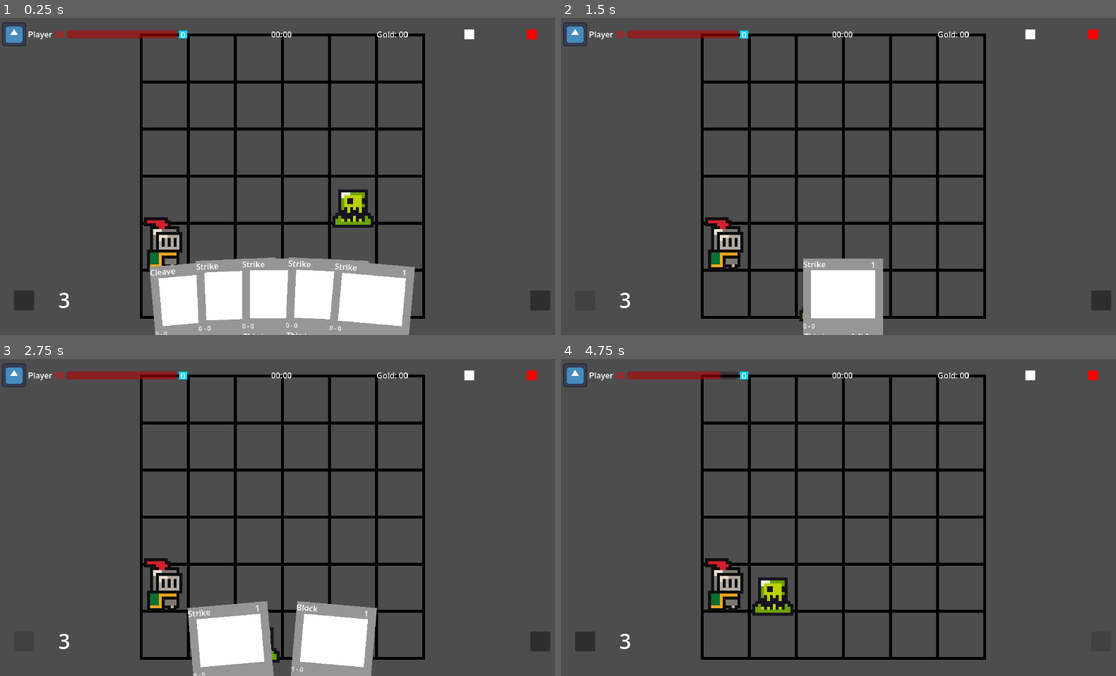
Above: before the commit, frames 1-4 (two rows, left to right).
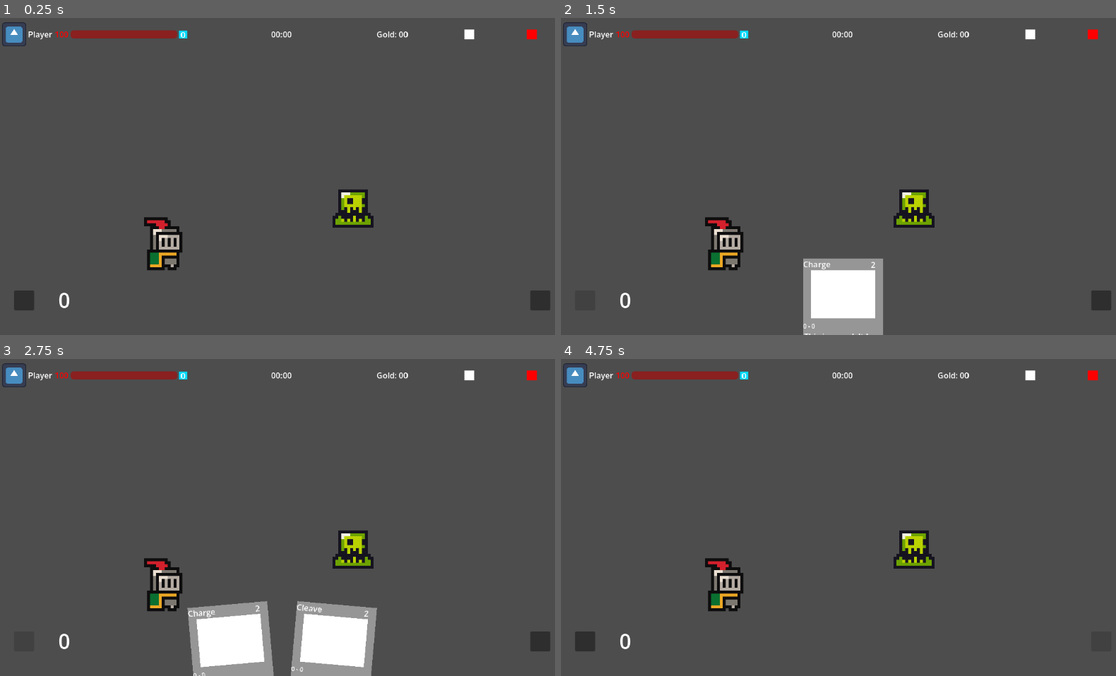
Above: after the commit, the same moments.

Repository: Arilec/Card_Game_Project
Game: Godot game, scene res://Scenes/Combat.tscn
Two runs of this game, one before a commit and one after it. Both use one fixed random seed, a clock stepped at 60 frames per second and the inputs below. The engine's default icon, where the game draws it, is replaced by a stand-in: a white triangle on a blue panel in a dark square.
Inputs (mouse positions are in pixels of both pictures, inside the frame that each line leads up to):
- Up to frame 1 (0.25 s): no input
- Up to frame 2 (1.5 s): click (1099, 300) at 0.5 s; click (583, 300) at 1.25 s
- Up to frame 3 (2.75 s): click (22, 641) at 2 s
- Up to frame 4 (4.75 s): click (1099, 641) at 2.75 s; click (583, 641) at 3.5 s; click (1099, 641) at 4.25 s

The runs differ from the first frame. In frame 1, 16% of the frame differs, in the area x 9-77%, y 3-100%; in frame 2, 7.3%; in frame 3, 7.0%; in frame 4, 8.4%.
Error after the commit: Parse Error: Invalid argument for "execute()" function: argument 3 should be "Vector2i" but is "TargetCast". (res://Scripts/combat.gd:298)

Commit message:
card_effect built, cards beginning to work
block, strike, and charge all work to some degree. though charge seems to ignore barriers at the moment. Player start turn is also now helmed by combat. targeting works a treat, excluding previous point.

Diff:
--- a/card-game-project/Resources/Block.tres
+++ b/card-game-project/Resources/Block.tres
@@ -1,8 +1,8 @@
 [gd_resource type="Resource" script_class="Card" format=3 uid="uid://bwjiqjonv2mum"]
 
-[ext_resource type="Script" uid="uid://dj4chjmkdm2ih" path="res://Scripts/card_effect.gd" id="1_havjd"]
+[ext_resource type="Script" uid="uid://dj4chjmkdm2ih" path="res://Scripts/Effects/card_effect.gd" id="1_havjd"]
 [ext_resource type="Script" uid="uid://cwxowhlyo4icx" path="res://Scripts/card.gd" id="1_lxa84"]
-[ext_resource type="Script" uid="uid://cgrtuii8s22ae" path="res://Scripts/block_effect.gd" id="2_x63dj"]
+[ext_resource type="Script" uid="uid://cgrtuii8s22ae" path="res://Scripts/Effects/block_effect.gd" id="2_x63dj"]
 
 [sub_resource type="Resource" id="Resource_jic6y"]
 script = ExtResource("2_x63dj")
@@ -15,5 +15,7 @@
 ap_cost = 1
 type = 1
 effects = Array[ExtResource("1_havjd")]([SubResource("Resource_jic6y")])
+damage = null
+block = 5
 range = 0
 metadata/_custom_type_script = "uid://cwxowhlyo4icx"
--- /dev/null
+++ b/card-game-project/Resources/Charge.tres
@@ -0,0 +1,26 @@
+[gd_resource type="Resource" script_class="Card" format=3 uid="uid://bcv8jit81wq7d"]
+
+[ext_resource type="Script" uid="uid://dj4chjmkdm2ih" path="res://Scripts/Effects/card_effect.gd" id="1_6hwbd"]
+[ext_resource type="Script" uid="uid://cnfn3wgiv528v" path="res://Scripts/Effects/charge_effect.gd" id="2_x1b34"]
+[ext_resource type="Script" uid="uid://bigwjlje0lggs" path="res://Scripts/Effects/damage_effect.gd" id="3_w17w5"]
+[ext_resource type="Script" uid="uid://cwxowhlyo4icx" path="res://Scripts/card.gd" id="3_x1b34"]
+
+[sub_resource type="Resource" id="Resource_ppcvo"]
+script = ExtResource("2_x1b34")
+this_amount = 3
+metadata/_custom_type_script = "uid://cnfn3wgiv528v"
+
+[sub_resource type="Resource" id="Resource_kgj5c"]
+script = ExtResource("3_w17w5")
+this_amount = 6
+metadata/_custom_type_script = "uid://bigwjlje0lggs"
+
+[resource]
+script = ExtResource("3_x1b34")
+card_name = "Charge"
+ap_cost = 2
+effects = Array[ExtResource("1_6hwbd")]([SubResource("Resource_ppcvo"), SubResource("Resource_kgj5c")])
+damage = 6
+block = null
+target_type = 1
+metadata/_custom_type_script = "uid://cwxowhlyo4icx"
--- a/card-game-project/Resources/Strike.tres
+++ b/card-game-project/Resources/Strike.tres
@@ -1,8 +1,8 @@
 [gd_resource type="Resource" script_class="Card" format=3 uid="uid://djxek4aaa2rba"]
 
 [ext_resource type="Script" uid="uid://cwxowhlyo4icx" path="res://Scripts/card.gd" id="1_g131c"]
-[ext_resource type="Script" uid="uid://dj4chjmkdm2ih" path="res://Scripts/card_effect.gd" id="1_l36xq"]
-[ext_resource type="Script" uid="uid://bigwjlje0lggs" path="res://Scripts/damage_effect.gd" id="2_t1lgp"]
+[ext_resource type="Script" uid="uid://dj4chjmkdm2ih" path="res://Scripts/Effects/card_effect.gd" id="1_l36xq"]
+[ext_resource type="Script" uid="uid://bigwjlje0lggs" path="res://Scripts/Effects/damage_effect.gd" id="2_t1lgp"]
 
 [sub_resource type="Resource" id="Resource_38xsd"]
 script = ExtResource("2_t1lgp")
--- a/card-game-project/Scenes/Combat.tscn
+++ b/card-game-project/Scenes/Combat.tscn
@@ -21,7 +21,7 @@
 width = 4.0
 default_color = Color(0, 1, 1, 1)
 
-[node name="PlayerUI" parent="." unique_id=2048849376 node_paths=PackedStringArray("player") instance=ExtResource("2_jr68y")]
+[node name="PlayerUI" parent="." unique_id=2048849376 node_paths=PackedStringArray("player", "combat") instance=ExtResource("2_jr68y")]
 z_index = 100
 offset_left = -100.00001
 offset_top = -14.0
@@ -29,6 +29,7 @@
 offset_bottom = 634.0
 scale = Vector2(0.34, 0.34)
 player = NodePath("../Player")
+combat = NodePath("..")
 
 [node name="PlayerMovement" type="Node" parent="." unique_id=1805560522]
 script = ExtResource("4_rq8dt")
--- /dev/null
+++ b/card-game-project/Scripts/Effects/block_effect.gd
@@ -0,0 +1,9 @@
+extends CardEffect
+class_name BlockEffect
+
+##blocking effect
+##this_amount is the amount of block given
+
+# -- execute
+func execute(combat: Combat, source: Player, cast: TargetCast, card: Card) -> void:
+	await combat.handle_block(source, cast.target, card.block)
--- /dev/null
+++ b/card-game-project/Scripts/Effects/card_effect.gd
@@ -0,0 +1,22 @@
+extends Resource
+class_name CardEffect
+
+##parent class for all possible card effects
+##Children are specific card effects
+##this_amount is the amount of an effect the card does
+
+# -- this amount instantiation
+@export var this_amount: int
+
+# -- execute
+func execute(combat: Combat, source: Player, cast: TargetCast, card: Card) -> void:
+	pass
+
+func target(combat: Combat, card_data: Card, source_position: Vector2i):
+	return await combat.build_target_cast(card_data, self, source_position)
+
+func target_range(card: Card):
+	return card.range
+
+func next_origin(cast: TargetCast, origin: Vector2i) -> Vector2i:
+	return origin
--- /dev/null
+++ b/card-game-project/Scripts/Effects/charge_effect.gd
@@ -0,0 +1,15 @@
+extends CardEffect
+class_name ChargeEffect
+
+##blocking effect
+##this_amount is the amount of block given
+
+# -- execute
+func execute(combat: Combat, source: Player, cast: TargetCast, card: Card) -> void:
+	await source.charge_path(source.current_cell, cast.cell)
+
+func target_range(card: Card):
+	return this_amount
+
+func next_origin(cast: TargetCast, origin: Vector2i) -> Vector2i:
+	return cast.cell
--- /dev/null
+++ b/card-game-project/Scripts/Effects/child_effect.gd
@@ -0,0 +1,9 @@
+extends CardEffect
+class_name ChildEffect
+
+##blocking effect
+##this_amount is the amount of block given
+
+# -- execute
+func execute(combat: Combat, source: Player, cast: TargetCast, card: Card) -> void:
+	pass
--- /dev/null
+++ b/card-game-project/Scripts/Effects/damage_effect.gd
@@ -0,0 +1,10 @@
+extends CardEffect
+class_name DamageEffect
+
+##damaging effect
+##this_amount is damage amount
+
+
+# -- execute
+func execute(combat: Combat, source: Player, cast: TargetCast, card: Card) -> void:
+	combat.handle_damage(source, cast.target, card.damage)
--- a/card-game-project/Scripts/card.gd
+++ b/card-game-project/Scripts/card.gd
@@ -29,10 +29,12 @@
 
 @export var effects: Array[CardEffect]
 
+@export var damage: int = 0
+@export var block: int = 0
+
 @export var targets: DamageApplied
 
 @export var target_type: TargetType
-
 @export var range: int = 1
 
 
--- a/card-game-project/Scripts/card_view.gd
+++ b/card-game-project/Scripts/card_view.gd
@@ -1,4 +1,5 @@
 extends Control
+class_name CardView
 
 ## Visual portion of card
 ## data is taken from Card and put into a graphical card
--- a/card-game-project/Scripts/combat.gd
+++ b/card-game-project/Scripts/combat.gd
@@ -18,6 +18,7 @@
 # -- Player UI References
 @onready var player_ui: PlayerController = $PlayerUI
 var hand: Hand
+var point_of_play: int = 120
 
 # -- Enemy References
 @onready var goblin: Enemy = $Goblin
@@ -26,6 +27,9 @@
 #-- A* initiation
 var pathfinder: Pathfinder
 
+# -- signals
+signal targeting_input(event: InputEvent)
+signal player_turn_started
 
 # -- ready
 
@@ -38,11 +42,12 @@
 	print(player.is_connected("player_end_turn", do_enemy_turn))
 
 	hand = player_ui.hand
-	hand.connect("card_grabbed", _begin_targeting)
-	hand.connect("card_released", _end_targeting)
+	#hand.connect("card_grabbed", _begin_targeting)
+	hand.connect("card_released", _card_played)
 
 	goblin.enemy_dead.connect(_on_enemy_dead.bind(goblin))
 
+	start_player_turn()
 
 # -- grid instancing
 
@@ -59,9 +64,13 @@
 
 # -- input handling
 
-##general input handler, mainly for mouse
+##general input handler, mainly for mouse inputs
 func _input(event: InputEvent) -> void:
+	if !player.is_player_turn:
+		return
 	var cell = Grid.world_to_grid(get_global_mouse_position())
+
+	#player movement functionality
 	if event is InputEventMouseButton && event.is_pressed():
 		match event.button_index:
 			MOUSE_BUTTON_LEFT: player_movement.click(cell)
@@ -69,10 +78,15 @@
 	elif event is InputEventMouseMotion:
 		player_movement.hover(Grid.world_to_grid(get_global_mouse_position()))
 
+	#player targeting functionality
+	if event is InputEventMouseButton && event.is_pressed():
+		targeting_input.emit(event)
 
 # -- targeting squares logic
 
-
+##Identifies all cells that are targetable for a melee attack
+##origin: Vector2i
+##radius: int
 func targetable_cells(origin: Vector2i, radius: int) -> Array[Vector2i]:
 	var result: Array[Vector2i] = []
 	for y in range(origin.y - radius, origin.y + radius + 1):
@@ -80,12 +94,16 @@
 			var cell = Vector2i(x, y)
 			if cell == origin or not Grid.is_within_grid(cell):
 				continue
+
+			#manhattan targeting
 			var dist = abs(cell.x - origin.x) + abs(cell.y - origin.y)
 			if dist <= radius && pathfinder.has_LOS(origin, cell):
 				result.append(cell)
 	return result
 
-
+##Identifies all cells that are targetable for a ranged attack
+##origin: Vector2i
+##radius: int
 func aimable_cells(origin: Vector2i, radius: int) -> Array[Vector2i]:
 	var result: Array[Vector2i] = []
 	for y in range(origin.y - radius, origin.y + radius + 1):
@@ -93,53 +111,51 @@
 			var cell = Vector2i(x, y)
 			if cell == origin or not Grid.is_within_grid(cell):
 				continue
+
+			#manhattan targeting
 			if abs(cell.x - origin.x) + abs(cell.y - origin.y) <= radius:
 				result.append(cell)
 	return result
 
-##starts the targetting process for the players cards based on card_view data
+##starts the targetting process for the players cards based on card_data
+##called by card_effect when first resolving
 ##card_view: Control
-func _begin_targeting(card_view: Control):
-	var card_data = card_view.card_data
+func _begin_targeting(card_data: Card, card_effect: CardEffect, origin: Vector2i):
+	var range : int = card_effect.target_range(card_data)
 	match card_data.target_type:
 		Card.TargetType.SELF:
-			_spawn_targeting_tile(player.current_cell, color_by_card(card_data))
+			_spawn_targeting_tile(origin, color_by_effect(card_effect))
 		Card.TargetType.POINT:
-			for cell in targetable_cells(player.current_cell, card_data.range):
-				_spawn_targeting_tile(cell, color_by_card(card_data))
+			for cell in targetable_cells(origin, range):
+				_spawn_targeting_tile(cell, color_by_effect(card_effect))
 		Card.TargetType.PROJECTILE:
-			for cell in aimable_cells(player.current_cell, card_data.range):
-				_spawn_targeting_tile(cell, color_by_card(card_data))
-
-##terminates targeting and resolves card if conditions allow
+			for cell in aimable_cells(origin, range):
+				_spawn_targeting_tile(cell, color_by_effect(card_effect))
+
+
+##returns the results found in targeting.
+##called by card_effect when tile is selected.
 ##target_position: Vector2
 ##card_view: Control
-func _end_targeting(target_position: Vector2, card_view: Control):
-	var card: Card = card_view.card_data
+func _resolve_targeting(target_position: Vector2, card: Card, card_effect: CardEffect, origin: Vector2i) -> TargetCast:
 	var square := get_targeted_tile(target_position)
 
 	if square == null || card.ap_cost > player.spendable_ap:
-		_clear_targeting()
-		hand.organize_hand(hand.card_views)
-		return
-
-	var cast = _build_cast(card, square.target_cell)
-	if card.target_type == Card.TargetType.POINT && cast.target == null:
-		_clear_targeting()
-		hand.organize_hand(hand.card_views)
-		return
-
-	_resolve_card(card, square.target_cell, cast.target)
-	hand.remove_card(card_view)
-	player.update_action_points(player.spendable_ap - card.ap_cost)
-	_clear_targeting()
-
-
-func _build_cast(card: Card, aim: Vector2i) -> TargetCast:
+		return null
+
+	var cast = _build_cast(card, square.target_cell, origin)
+	if card_effect is not ChargeEffect && cast.target == null:
+		return null
+
+	_clear_targeting_excluding(square)
+	return cast
+
+##creates an object that stores data of a targeted cell
+func _build_cast(card: Card, aim: Vector2i, origin: Vector2i) -> TargetCast:
 	var cast = TargetCast.new()
 	cast.cell = aim
 	if card.target_type == Card.TargetType.PROJECTILE:
-		for cell in pathfinder.cast_proj(player.current_cell, aim, card.range):
+		for cell in pathfinder.cast_proj(origin, aim, card.range):
 			var occupant = entity_on_cell(cell)
 			if occupant != null:
 				cast.target = occupant
@@ -149,6 +165,20 @@
 		cast.target = entity_on_cell(aim)
 	return cast
 
+##Returns a target cast of a selected cell.
+##used by card effects to handle player input
+func build_target_cast(card:Card, card_effect: CardEffect, origin: Vector2i) -> TargetCast:
+	var cast: TargetCast = null
+	_begin_targeting(card, card_effect, origin)
+
+	while cast == null:
+		var input = await targeting_input
+		if input is InputEventMouseButton:
+			match input.button_index:
+				MOUSE_BUTTON_LEFT: cast = _resolve_targeting(get_global_mouse_position(), card, card_effect, origin)
+				MOUSE_BUTTON_RIGHT: return cast
+
+	return cast
 
 ##spawns the targeting tiles
 ##cell: Vector2i
@@ -164,6 +194,21 @@
 	for square in targeting_squares:
 		square.queue_free()
 	targeting_squares.clear()
+
+
+##erases all targeting squares with inputted exception
+##exception can be TargetingSquare or Array
+func _clear_targeting_excluding(exception):
+	if exception is Array:
+		for square in targeting_squares.duplicate():
+			if !exception.has(square):
+				square.queue_free()
+				targeting_squares.remove_at(targeting_squares.find(square))
+	elif exception is TargetingSquare:
+		for square in targeting_squares.duplicate():
+			if !square == exception:
+				square.queue_free()
+				targeting_squares.remove_at(targeting_squares.find(square))
 
 
 # -- targeting tile data references
@@ -197,6 +242,14 @@
 	return Color(1, 1, 1, 0.4)
 
 
+func color_by_effect(card_effect: CardEffect) -> Color:
+	if  card_effect is DamageEffect:
+		return Color(1, 0, 0, 0.4)
+	if  card_effect is BlockEffect:
+		return Color(0, 0, 1, 0.4)
+	return Color(1, 1, 1, 0.4)
+
+
 # -- enemy logic
 
 ##handles enemy turns and then passes to the player
@@ -215,16 +268,53 @@
 		print("Victory")
 
 
+# -- player logic
+
+func start_player_turn() -> void:
+	player.is_player_turn = true
+	player.reset_block()
+	player.update_action_points(player.action_points)
+	player_turn_started.emit()
+
+
 # -- card logic
 
 ##uses the card data to handle the card being playee
 ##card: Card
 ##target_cell: Vector2i
 ##target: All // keeping it nonspecific for now
-func _resolve_card(card: Card, target_cell: Vector2i, target):
+func _resolve_card(card: Card) -> bool:
+	var targets: Array[TargetCast] = []
+	var player_ghost_position: Vector2i = player.current_cell
 	for e in card.effects:
-		e.execute(self, player, target_cell, target)
-
+		var cast: TargetCast = await e.target(self, card, player_ghost_position)
+		if cast == null:
+			return false
+		targets.append(cast)
+		player_ghost_position = cast.cell
+
+	for e in card.effects:
+		var cast: TargetCast = targets[card.effects.find(e)]
+		await e.execute(self, player, cast, card)
+	return true
+
+##Hanldes the logic of a card being played, and how that card resolves
+func _card_played(mouse_pos: Vector2, card_view: CardView) -> void:
+	var card := card_view.card_data
+	if mouse_pos.y <= point_of_play && card.ap_cost <= player.spendable_ap:
+		card_view.visible = false
+		var resolved := await _resolve_card(card)
+		_clear_targeting()
+		if resolved:
+			hand.remove_card(card_view)
+			player.update_action_points(player.spendable_ap - card.ap_cost)
+		else:
+			card_view.visible = true
+			hand.organize_hand(hand.card_views)
+
+	else:
+		card_view.visible = true
+		hand.organize_hand(hand.card_views)
 
 # -- handle damage
 
--- a/card-game-project/Scripts/enemy.gd
+++ b/card-game-project/Scripts/enemy.gd
@@ -49,6 +49,7 @@
 ## amount: int
 func take_damage(amount: int) -> void:
 	health -= amount
+	enemy_take_damage.emit(amount)
 	animated_sprite.play("Hit")
 	await animated_sprite.animation_finished
 	animated_sprite.play("Idle")
--- a/card-game-project/Scripts/pathfinder.gd
+++ b/card-game-project/Scripts/pathfinder.gd
@@ -78,15 +78,15 @@
 			var sb = Vector2i(cell.x, cell.y + sy)
 			if _cell_blocks(sa) && _cell_blocks(sb):
 				break
-			if step_x:
-				err -= dy
-				cell.x += sx
-			if step_y:
-				err += dx
-				cell.y += sy
-			if _cell_blocks(cell):
-				break
-			lane.append(cell)
-			if cell == b:
-				break
+		if step_x:
+			err -= dy
+			cell.x += sx
+		if step_y:
+			err += dx
+			cell.y += sy
+		if _cell_blocks(cell):
+			break
+		lane.append(cell)
+		if cell == b:
+			break
 	return lane
--- a/card-game-project/Scripts/player.gd
+++ b/card-game-project/Scripts/player.gd
@@ -61,6 +61,16 @@
 	await tween.finished
 	animated_sprite.play("Idle")
 
+func charge_path(start: Vector2i, end: Vector2i) -> void:
+	var path: Array[Vector2i] = [start, end]
+	var tween = create_tween()
+	animated_sprite.play("Run") # placeholder
+	var world_pos = Grid.grid_to_world(end)
+	tween.tween_property(self, "global_position", world_pos, speed)
+	await tween.finished
+	animated_sprite.play("Idle")
+
+
 # --combat
 
 ## emits a signal that the player will deal damage and returns the damage dealt.
@@ -120,4 +130,4 @@
 func end_turn() -> void:
 	print("I have ended my turn")
 	is_player_turn = false
-	player_end_turn.emit()
+	player_end_turn.emit.call_deferred()
--- a/card-game-project/Scripts/player_controller.gd
+++ b/card-game-project/Scripts/player_controller.gd
@@ -28,6 +28,8 @@
 @onready var ap_graphic: Label = $AP_graphic
 @onready var player_hp: PlayerHP = $HBoxContainer/PlayerHP
 
+# -- combat reference
+@export var combat: Combat
 
 # -- ready
 
@@ -39,20 +41,19 @@
 	player.connect("player_take_damage", _on_health_update)
 	player.connect("player_max_health_update", _on_health_update)
 	player.connect("player_update_block", _on_block_update)
+
+	combat.connect("player_turn_started", start_turn)
+
 	player_hp.update_max_health(player.max_health)
 	player_hp.update_health(player.health)
-	start_turn()
 
 
 # -- player turn
 
 ##starts player turn.
 func start_turn() -> void:
-	player.is_player_turn = true
-	player.reset_block()
-	player.update_action_points(player.action_points)
-	if deck.get_size() >= starting_hand_size:
-		for i in starting_hand_size:
+	for i in starting_hand_size:
+		if deck.get_size() > 0:
 			add_to_hand(deck.remove_card(deck.get_size()-1))
 
 
@@ -72,11 +73,11 @@
 ##interaction caused by clicking on the discard
 ##currently, it ends turn
 func _on_discard_pressed() -> void:
-	player.end_turn()
 	for card_view in hand.card_views.duplicate():
 		var card = hand.remove_card(card_view)
 		if card:
 			discard.append(card)
+	player.end_turn()
 
 
 # -- update other graphics
--- a/card-game-project/Scripts/warrior_deck.gd
+++ b/card-game-project/Scripts/warrior_deck.gd
@@ -8,6 +8,7 @@
 const Strike := preload("res://Resources/Strike.tres")
 const Block := preload("res://Resources/Block.tres")
 const Cleave := preload("res://Resources/Cleave.tres")
+const Charge := preload("res://Resources/Charge.tres")
 
 # -- init
 func _init() -> void:
@@ -15,4 +16,4 @@
 		add_cards(Block)
 	for n in 5:
 		add_cards(Strike)
-	add_cards([Cleave])
+	add_cards([Cleave, Charge])
Not shown, added: card-game-project/Scripts/Effects/block_effect.gd.uid
Not shown, added: card-game-project/Scripts/Effects/card_effect.gd.uid
Not shown, added: card-game-project/Scripts/Effects/charge_effect.gd.uid
Not shown, added: card-game-project/Scripts/Effects/child_effect.gd.uid
Not shown, added: card-game-project/Scripts/Effects/damage_effect.gd.uid
